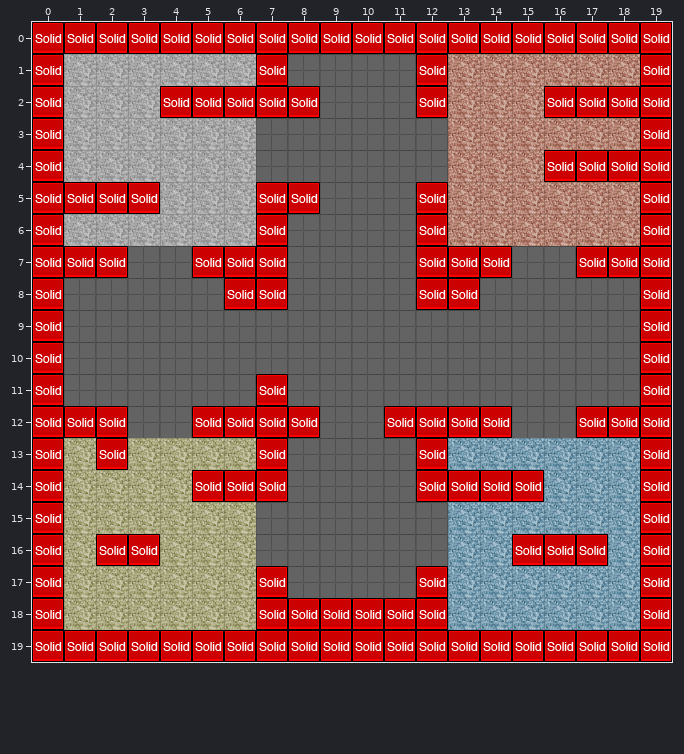
An edit to a level. Tiled map, testlevel.tmx. Above: the version before the commit.
Cells are 32x32 px. Shown: x 0..19, y 0..19.
Once edited:
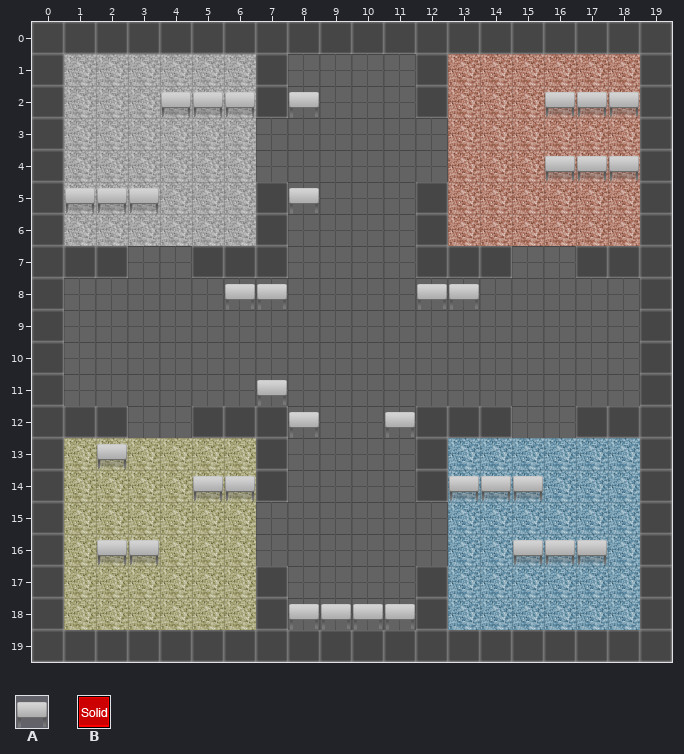
Key: from "OBJ_TILESET": A 1; from "SOLIDS": B 0 "solid".
_ is an empty cell.
Objects are placed by their top-left corner, in cells (3,4 is the top-left corner of cell 3,4); size is 1x1 cell unless given.
The edit:
Layer "Object":
added: A "table" at 16,2
added: A "table" at 17,2
added: A "table" at 18,2
added: A "table" at 6,2
added: A "table" at 5,2
added: A "table" at 4,2
added: A "table" at 8,2
added: A "table" at 18,4
added: A "table" at 17,4
added: A "table" at 16,4
added: A "table" at 1,5
added: A "table" at 2,5
added: A "table" at 3,5
added: A "table" at 8,5
added: A "table" at 12,8
added: A "table" at 13,8
added: A "table" at 6,8
added: A "table" at 7,8
added: A "table" at 7,11
added: A "table" at 8,12
added: A "table" at 11,12
added: A "table" at 2,13
added: A "table" at 5,14
added: A "table" at 6,14
added: A "table" at 13,14
added: A "table" at 14,14
added: A "table" at 15,14
added: A "table" at 2,16
added: A "table" at 3,16
added: A "table" at 15,16
added: A "table" at 16,16
added: A "table" at 17,16
added: A "table" at 11,18
added: A "table" at 9,18
added: A "table" at 10,18
added: A "table" at 8,18
removed: A at 16,2
removed: A at 17,2
removed: A at 18,2
removed: A at 6,2
removed: A at 5,2
removed: A at 4,2
removed: A at 8,2
removed: A at 18,4
removed: A at 17,4
removed: A at 16,4
removed: A at 1,5
removed: A at 2,5
removed: A at 3,5
removed: A at 8,5
removed: A at 12,8
removed: A at 13,8
removed: A at 6,8
removed: A at 7,8
removed: A at 7,11
removed: A at 8,12
removed: A at 11,12
removed: A at 2,13
removed: A at 5,14
removed: A at 6,14
removed: A at 13,14
removed: A at 14,14
removed: A at 15,14
removed: A at 2,16
removed: A at 3,16
removed: A at 15,16
removed: A at 16,16
removed: A at 17,16
removed: A at 11,18
removed: A at 9,18
removed: A at 10,18
removed: A at 8,18
Layer "colliders" (now hidden):
y 0: x 0..19 BBBBBBBBBBBBBBBBBBBB -> ____________________
y 1: x 0 B -> _; x 7 B -> _; x 12 B -> _; x 19 B -> _
y 2: x 0 B -> _; x 4..8 BBBBB -> _____; x 12 B -> _; x 16..19 BBBB -> ____
y 3: x 0 B -> _; x 19 B -> _
y 4: x 0 B -> _; x 16..19 BBBB -> ____
y 5: x 0..3 BBBB -> ____; x 7..8 BB -> __; x 12 B -> _; x 19 B -> _
y 6: x 0 B -> _; x 7 B -> _; x 12 B -> _; x 19 B -> _
y 7: x 0..2 BBB -> ___; x 5..7 BBB -> ___; x 12..14 BBB -> ___; x 17..19 BBB -> ___
y 8: x 0 B -> _; x 6..7 BB -> __; x 12..13 BB -> __; x 19 B -> _
y 9..10: x 0 B -> _; x 19 B -> _
y 11: x 0 B -> _; x 7 B -> _; x 19 B -> _
y 12: x 0..2 BBB -> ___; x 5..8 BBBB -> ____; x 11..14 BBBB -> ____; x 17..19 BBB -> ___
y 13: x 0 B -> _; x 2 B -> _; x 7 B -> _; x 12 B -> _; x 19 B -> _
y 14: x 0 B -> _; x 5..7 BBB -> ___; x 12..15 BBBB -> ____; x 19 B -> _
y 15: x 0 B -> _; x 19 B -> _
y 16: x 0 B -> _; x 2..3 BB -> __; x 15..17 BBB -> ___; x 19 B -> _
y 17: x 0 B -> _; x 7 B -> _; x 12 B -> _; x 19 B -> _
y 18: x 0 B -> _; x 7..12 BBBBBB -> ______; x 19 B -> _
y 19: x 0..19 BBBBBBBBBBBBBBBBBBBB -> ____________________
Changed places in both pictures, as pixel boxes (x1, y1, x2, y2):
changed: (32, 22, 672, 662)
